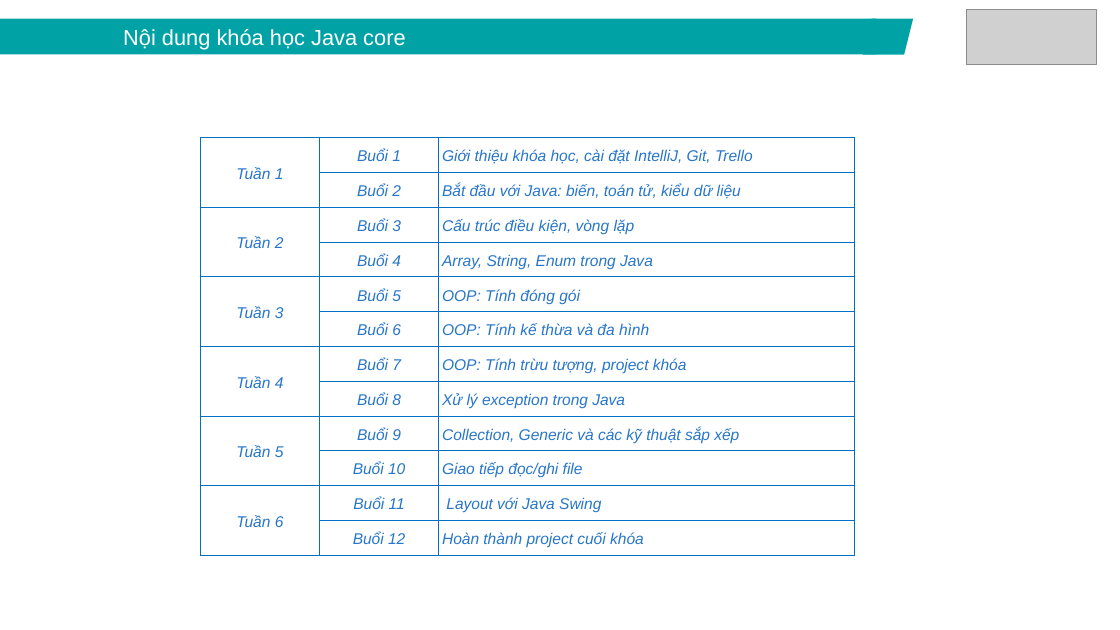
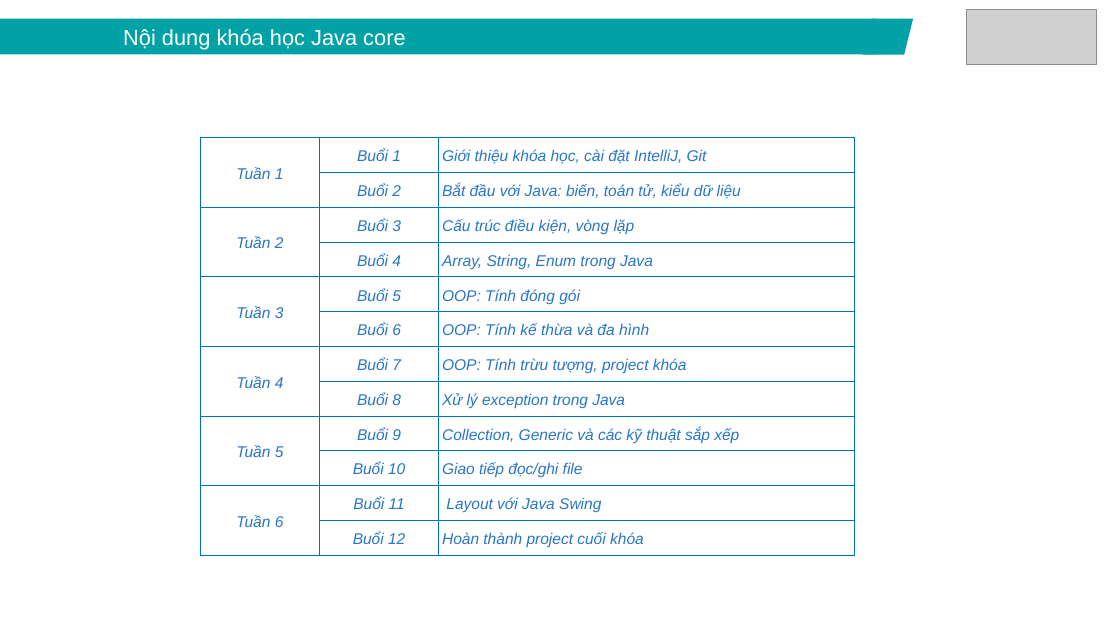
Before and after one commit to lamxung55/javacore, a slide deck: slide 3 of ppt/Java core - Lecture 1 - Introduction.pptx. Drawn at 1120x630 pixels with LibreOffice and Linux fonts; fonts in the diff are those of the drawing; grey boxes stand for pictures. Boxes give left, top, right and bottom in pixels: in the first picture for what was removed or moved away, otherwise in the second. Text is boxed around its words. In the diff, an @@ line names an element or a change of style, - is before the commit and + after.

```diff
--- a/ppt/Java core - Lecture 1 - Introduction.pptx
+++ b/ppt/Java core - Lecture 1 - Introduction.pptx
@@ table at bbox=[200, 138, 855, 556] @@
-row 1, column 3: Giới thiệu khóa học, cài đặt IntelliJ, Git, Trello
+row 1, column 3: Giới thiệu khóa học, cài đặt IntelliJ, Git
```
Also in this commit, not shown: 2 other slides changed, 1 slide added, 1 slide removed.
